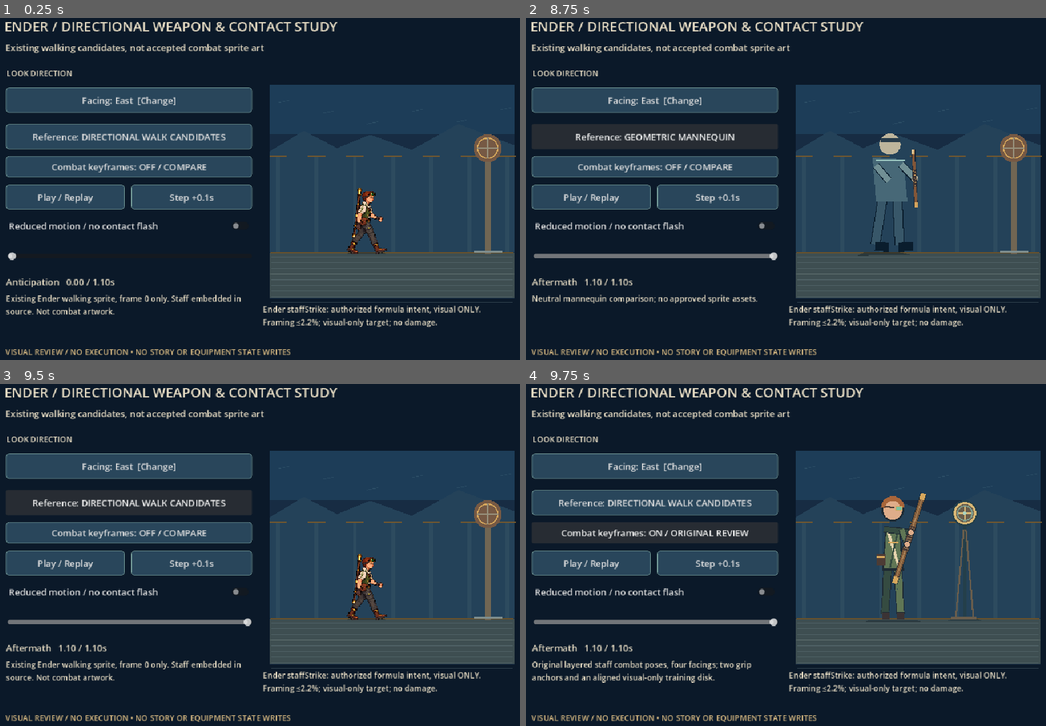
Above: before the commit, frames 1-4 (two rows, left to right).
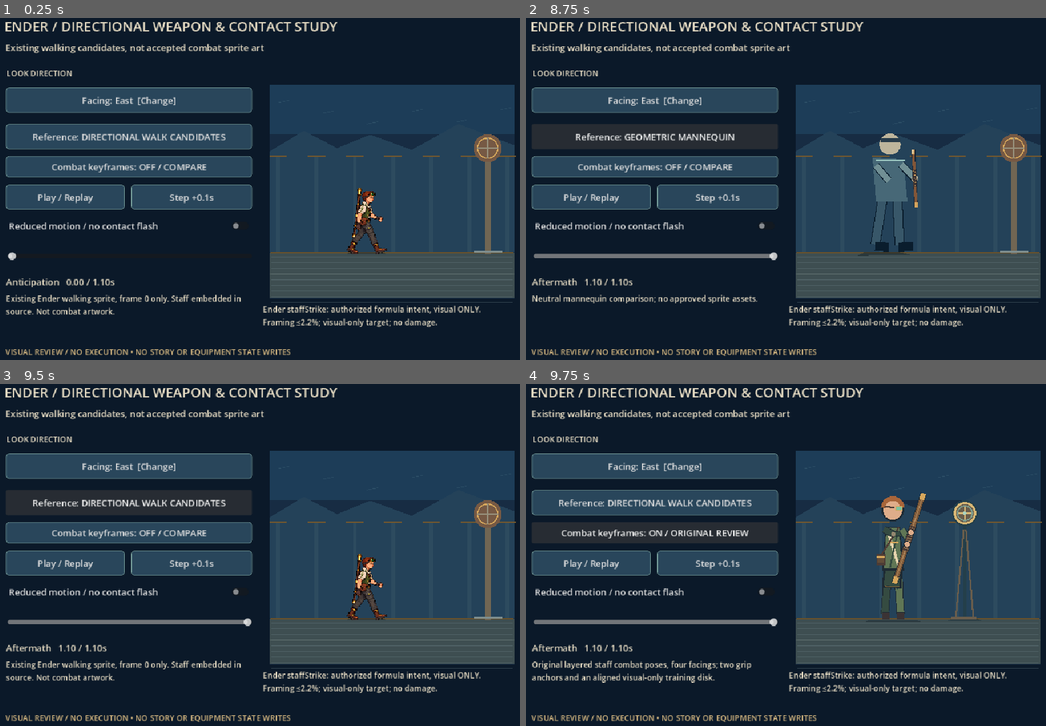
Above: after the commit, the same moments.

Repository: ndrorchestration/ToSailaStarrySky-jrpg
Game: Godot game, scene res://scenes/weapon_directional_cinematic_review.tscn
Two runs of this game, one before a commit and one after it. Both use one fixed random seed, a clock stepped at 60 frames per second and the inputs below. This scene is started directly instead of the project's main scene.
Inputs:
- Up to frame 1 (0.25 s): no input
- Up to frame 2 (8.75 s): click "Play / Replay" at 0.5 s; tap Enter at 1.25 s; hold Right (ui_right) 1.28-2 s; tap E at 1.35 s; click "Play / Replay" at 2 s; hold Down (ui_down) 2.78-3.5 s; tap R at 2.85 s; click "Play / Replay" at 3.5 s; hold Right (ui_right) 4.28-5 s; tap V at 4.35 s; click "Facing: East [Change]" at 5 s; click "Facing: West [Change]" at 5.75 s; click "Facing: South [Change]" at 6.5 s; click "Facing: North [Change]" at 7.25 s; click "Reference: DIRECTIONAL WALK C…" at 8 s
- Up to frame 3 (9.5 s): click "Reference: GEOMETRIC MANNEQUIN" at 8.75 s
- Up to frame 4 (9.75 s): click "Combat keyframes: OFF / COMPA…" at 9.5 s

Frames 1-3 are identical in both runs. In frame 4, 0.2% of the frame differs, in the area x 68-74%, y 41-60%.

Commit message:
feat(godot): articulate Ender combat sleeves, weighted coat hem and satchel swing without changing feet or staff grip

Diff:
--- a/godot/scripts/ender_staff_combat_keyframe_review.gd
+++ b/godot/scripts/ender_staff_combat_keyframe_review.gd
@@ -151,6 +151,16 @@
     if next_facing == "west" or next_facing == "north":
         left_contact = hand_b
         right_contact = hand_a
+    # Separate forearm articulation and delayed cloth/satchel movement:
+    # deliberately bounded; zero pose delta when reduced motion is selected.
+    var facing_sign: float = -1.0 if next_facing in ["west","north"] else 1.0
+    var joint_turn: float = 0.0 if reduced else sin(progress*PI)*3.4
+    var left_elbow: Vector2 = (left_shoulder+left_contact)*0.5         + Vector2(-7.0-facing_sign*joint_turn,6.0+crouch*0.18)
+    var right_elbow: Vector2 = (right_shoulder+right_contact)*0.5         + Vector2(7.0-facing_sign*joint_turn,5.0+crouch*0.16)
+    var cloth_flare: float = 0.0 if reduced else clampf(
+        absf(lean)*0.42+trail_strength*6.5,0.0,15.0)
+    var satchel_swing: float = 0.0 if reduced else clampf(
+        -lean*0.19+sin(progress*TAU)*1.8,-6.0,6.0)
     return {
         "actorId":"ender","facing":next_facing,
         "source":ART_AUTHORITY,"progress":progress,
@@ -163,6 +173,8 @@
         "shaftTipA":shaft_mid+shaft_axis*STAFF_HALF,
         "shaftTipB":shaft_mid-shaft_axis*STAFF_HALF,
         "leftHand":left_contact,"rightHand":right_contact,
+        "leftElbow":left_elbow,"rightElbow":right_elbow,
+        "clothFlare":cloth_flare,"satchelSwing":satchel_swing,
         "leftGripPoint":left_contact,"rightGripPoint":right_contact,
         "weaponLength":STAFF_HALF*2.0,
         "gripError":0.0,"floorY":FLOOR_Y,
@@ -212,6 +224,22 @@
     _stroke(d["kneeB"],foot_b+Vector2(0.0,-7.0),COAT,12.0)
     _stroke(foot_a+Vector2(-5.0,-4.0),foot_a+Vector2(8.0,-4.0),BOOT,11.0)
     _stroke(foot_b+Vector2(-7.0,-4.0),foot_b+Vector2(6.0,-4.0),BOOT,11.0)
+    # Weighted back hem: a separate dark cloth layer lags behind torso lean,
+    # yet remains attached to the existing waist and preserves planted boots.
+    var cloth_flare: float = clampf(float(d.get("clothFlare",0.0)),0.0,15.0)
+    var hem_side: float = -1.0 if facing in ["west","north"] else 1.0
+    draw_colored_polygon(PackedVector2Array([
+        hip+Vector2(-15.0,1.0),hip+Vector2(15.0,1.0),
+        hip+Vector2(16.0+hem_side*cloth_flare,43.0),
+        hip+Vector2(-19.0+hem_side*cloth_flare*0.4,42.0)
+    ]),OUTLINE)
+    draw_colored_polygon(PackedVector2Array([
+        hip+Vector2(-12.0,2.0),hip+Vector2(13.0,2.0),
+        hip+Vector2(12.0+hem_side*cloth_flare,39.0),
+        hip+Vector2(-16.0+hem_side*cloth_flare*0.4,38.0)
+    ]),COAT_SHADOW)
+    draw_line(hip+Vector2(-15.0+hem_side*cloth_flare*0.4,39.0),
+        hip+Vector2(12.0+hem_side*cloth_flare,40.0),BRASS.darkened(0.40),1.5)
     # Original layered coat and field scholar silhouette.
     var width: float = 18.0 if facing in ["south","north"] else 13.0
     draw_colored_polygon(PackedVector2Array([
@@ -230,9 +258,15 @@
         BRASS,3.0)
     # Off-torso satchel, leather straps and simple material separation.
     var satchel_side: float = -1.0 if facing in ["east","south"] else 1.0
-    var bag: Vector2 = hip+Vector2(satchel_side*(width+8.0),-8.0)
+    var bag: Vector2 = hip+Vector2(
+        satchel_side*(width+8.0)+float(d.get("satchelSwing",0.0)),-8.0)
+    draw_line(chest+Vector2(-satchel_side*11.0,-12.0),
+        bag+Vector2(0.0,-7.0),LEATHER,3.0)
     draw_rect(Rect2(bag-Vector2(8.0,10.0),Vector2(16.0,19.0)),LEATHER)
+    draw_rect(Rect2(bag-Vector2(6.0,8.0),Vector2(12.0,13.0)),
+        Color("#624d39"))
     draw_line(bag+Vector2(-7.0,-5.0),bag+Vector2(7.0,-5.0),BRASS,2.0)
+    draw_circle(bag+Vector2(0.0,-5.0),1.8,BRASS)
     # Head faces independently per direction; rear excludes front lenses.
     draw_circle(head,20.0,OUTLINE)
     draw_circle(head,17.0,SKIN)
@@ -274,9 +308,14 @@
             draw_line(near_boot+Vector2(dust_x,-2.0),
                 near_boot+Vector2(dust_x+5.0,-4.0-float(i)*1.6),
                 Color("#b7b1a0",trail*0.24),1.6)
-    # Both arm segments are generated from the SAME grip anchors as the staff.
-    _stroke(d["leftShoulder"],d["leftHand"],COAT_SHADOW,9.0)
-    _stroke(d["rightShoulder"],d["rightHand"],COAT,9.0)
+    # Upper arms and forearms independently meet at authored elbows, then
+    # terminate at the SAME grip points; no detached-hands shortcut.
+    _stroke(d["leftShoulder"],d["leftElbow"],COAT_SHADOW,10.0)
+    _stroke(d["leftElbow"],d["leftHand"],COAT_SHADOW,8.0)
+    _stroke(d["rightShoulder"],d["rightElbow"],COAT,10.0)
+    _stroke(d["rightElbow"],d["rightHand"],COAT,8.0)
+    draw_circle(d["leftElbow"],4.0,CREAM.darkened(0.36))
+    draw_circle(d["rightElbow"],4.0,CREAM.darkened(0.27))
     var tip_a: Vector2 = d["shaftTipA"]
     var tip_b: Vector2 = d["shaftTipB"]
     _stroke(tip_a,tip_b,WOOD,8.0)
